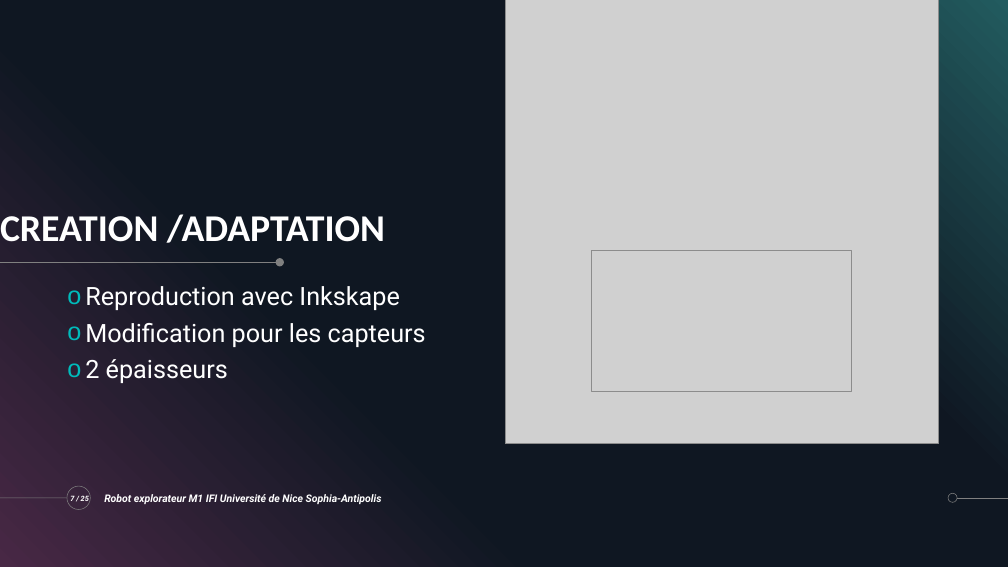
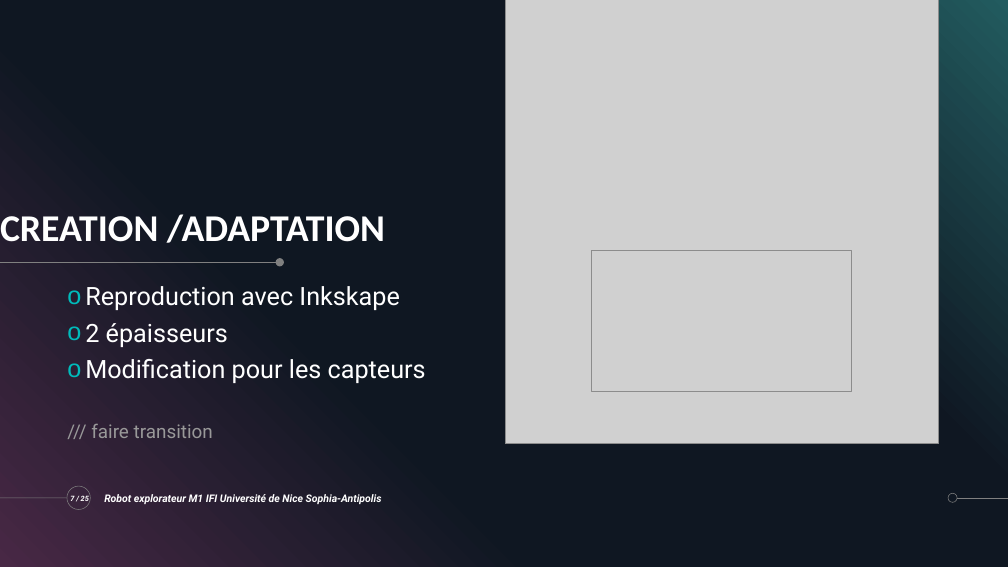
Before and after one commit to ChloeMaccarinelli/TER_M1_S2, a slide deck: slide 7 of doc/Diapo_LOTFI_MACCARINELLI_MARION.pptx. Drawn at 1008x567 pixels with LibreOffice and Linux fonts; fonts in the diff are those of the drawing; grey boxes stand for pictures. Boxes give left, top, right and bottom in pixels: in the first picture for what was removed or moved away, otherwise in the second. Text is boxed around its words. In the diff, an @@ line names an element or a change of style, - is before the commit and + after.

```diff
--- a/doc/Diapo_LOTFI_MACCARINELLI_MARION.pptx
+++ b/doc/Diapo_LOTFI_MACCARINELLI_MARION.pptx
@@ text at [85,323,228,347]: paragraph added @@
+o 2 épaisseurs
@@ text at [91,424,213,438]: text changed; size 24 to 18 pt; text colour #FFFFFF to #999999 @@
-o 2 épaisseurs
+/// faire transition
```
Also in this commit, not shown: 19 other slides changed, 1 slide added, 1 slide removed.
